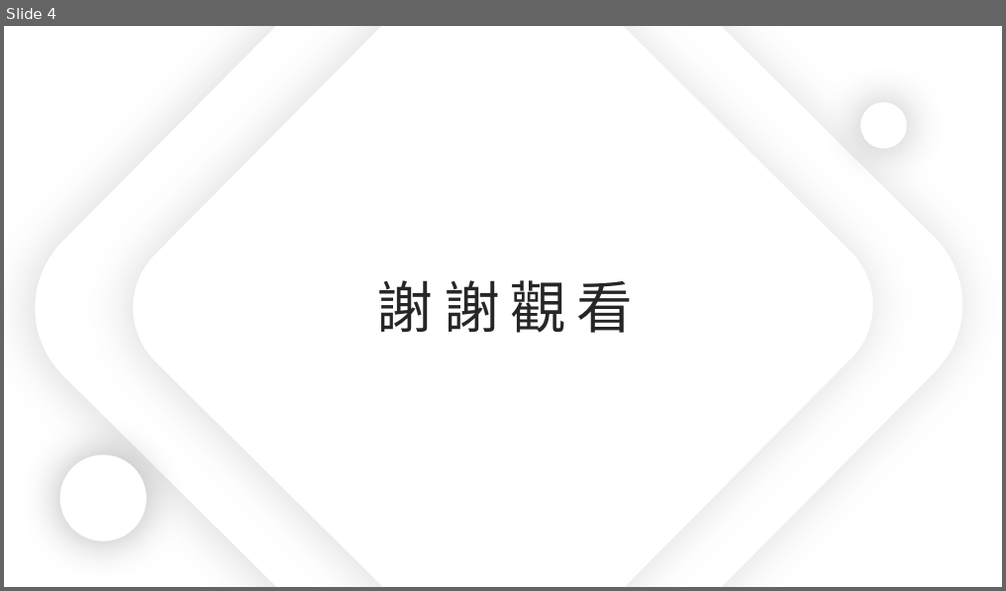
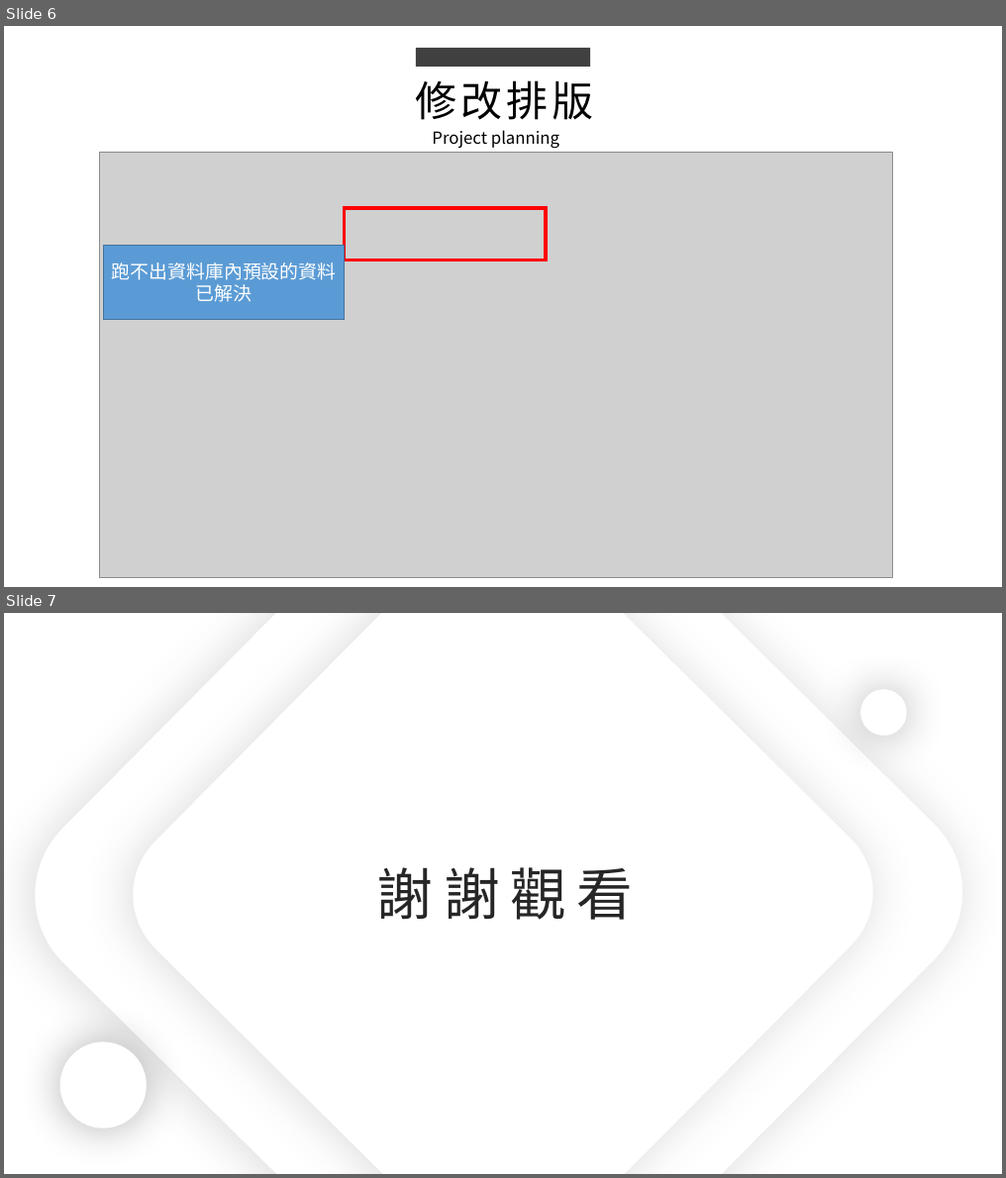
Before and after one commit to king637324/KnowledgeGreenhouseSystem, a slide deck: 工作日報_葉柏漢/2021.10/2021.10.27(加班)_2021.10.28工作日報_葉柏漢.pptx. Shown one above the other, each under a label of ours: slide 4 before the commit, slides 6 and 7 after it. The pictures are 1006x591 and 1006x1178 pixels, drawn with LibreOffice and Linux fonts; fonts in the diff are those of the drawing; grey boxes stand for pictures. Boxes give left, top, right and bottom in pixels: in the first picture for what was removed or moved away, otherwise in the second. Text is boxed around its words. In the diff, an @@ line names an element or a change of style, - is before the commit and + after.

```diff
--- a/工作日報_葉柏漢/2021.10/2021.10.27(加班)_2021.10.28工作日報_葉柏漢.pptx
+++ b/工作日報_葉柏漢/2021.10/2021.10.27(加班)_2021.10.28工作日報_葉柏漢.pptx
@@ slide 6 added at box(4, 26, 1002, 587), background #FFFFFF @@
@@ rectangle added at box(416, 48, 590, 67), fill #404040 @@
@@ text added at box(415, 80, 593, 120), 40 pt, text #000000 @@
+修改排版
@@ text added at box(432, 130, 559, 148), 16 pt, text #000000 @@
+Project planning
@@ picture added at box(100, 152, 893, 577) @@
@@ rectangle added at box(345, 208, 546, 261), outline #FF0000 3 pt @@
@@ rectangle added at box(104, 245, 345, 319), fill #5B9BD5, outline #43739E 1 pt, 18 pt, text #FFFFFF @@
+跑不出資料庫內預設的資料
+已解決
@@ what was slide 4 is now slide 7 @@
```
Also in this commit, not shown: 1 slide changed, 2 other slides added, 8 other files.
